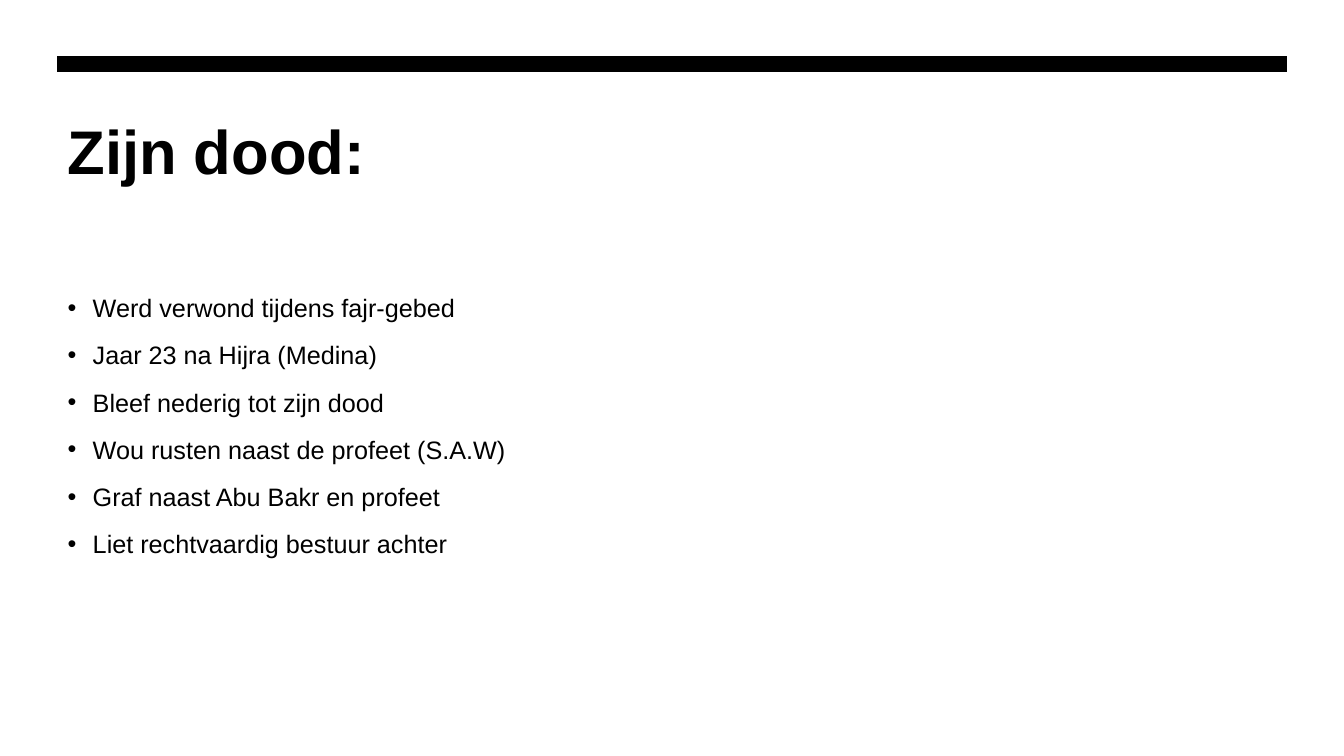
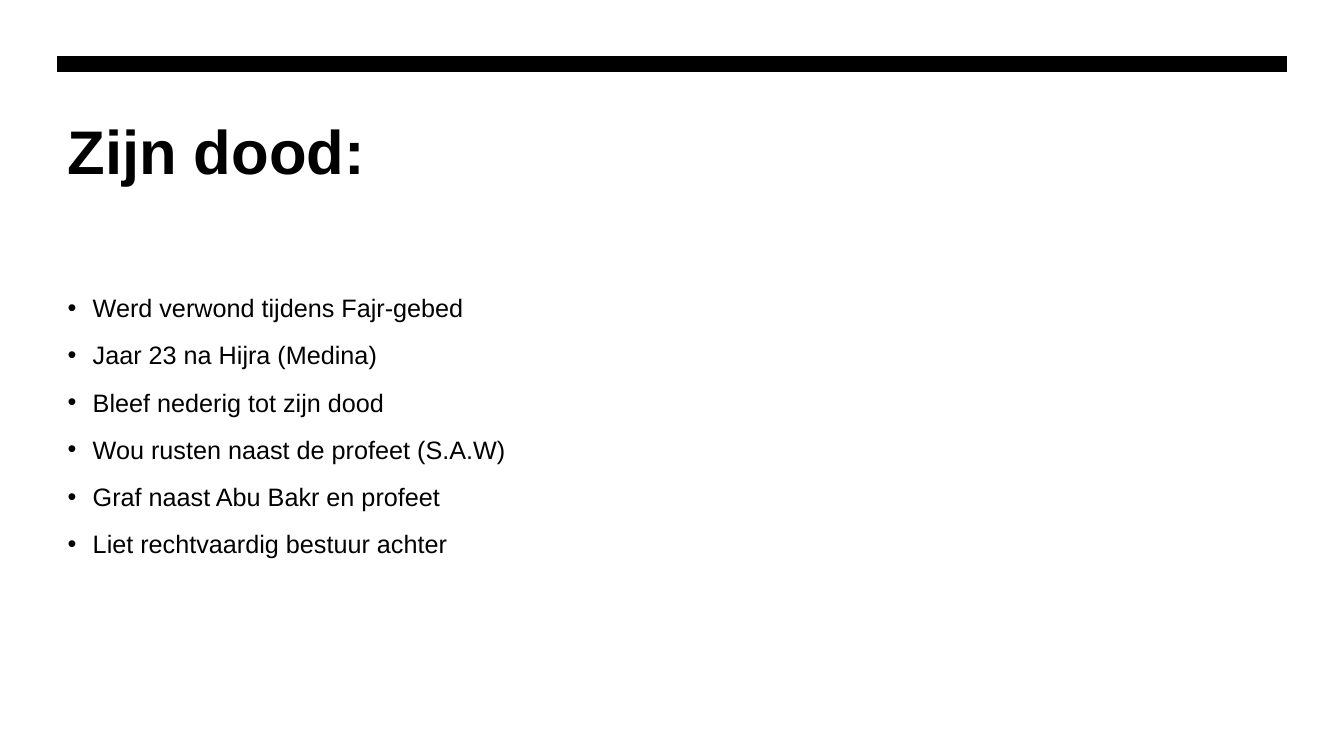
Before and after one commit to teamkoubyte/Schooljaar-2025-2026, a slide deck: slide 7 of 10 - Islam/02 - Opdrachten/01 - Presentatie Sa7aba/Omar ibn al-Chattab.pptx. Drawn at 1344x756 pixels with LibreOffice and Linux fonts; fonts in the diff are those of the drawing. Boxes give left, top, right and bottom in pixels: in the first picture for what was removed or moved away, otherwise in the second. Text is boxed around its words. In the diff, an @@ line names an element or a change of style, - is before the commit and + after.

```diff
--- a/10 - Islam/02 - Opdrachten/01 - Presentatie Sa7aba/Omar ibn al-Chattab.pptx
+++ b/10 - Islam/02 - Opdrachten/01 - Presentatie Sa7aba/Omar ibn al-Chattab.pptx
@@ text at box(93, 298, 463, 323): text changed @@
-• Werd verwond tijdens fajr-gebed
+• Werd verwond tijdens Fajr-gebed
```
Also in this commit, not shown: 1 other file.
